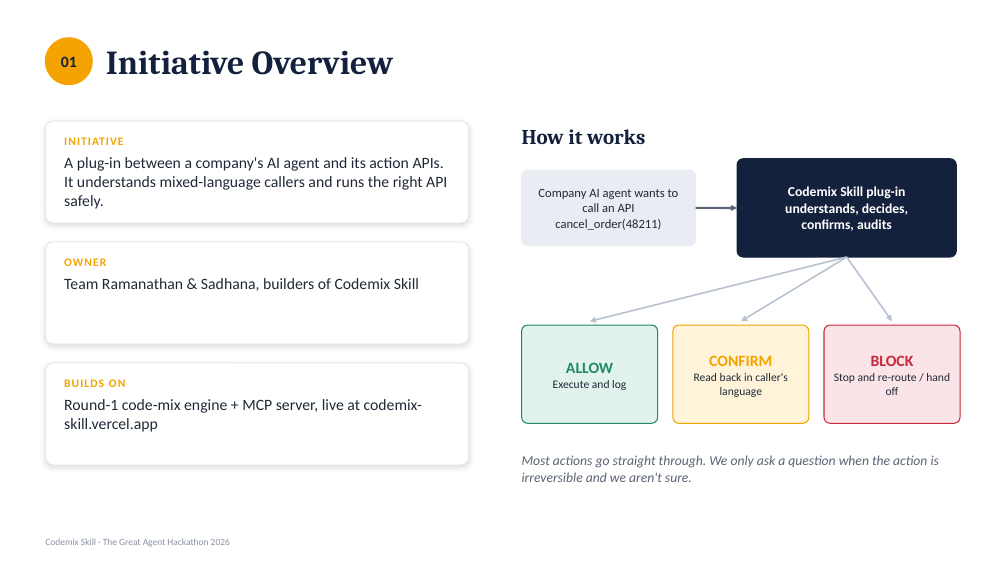
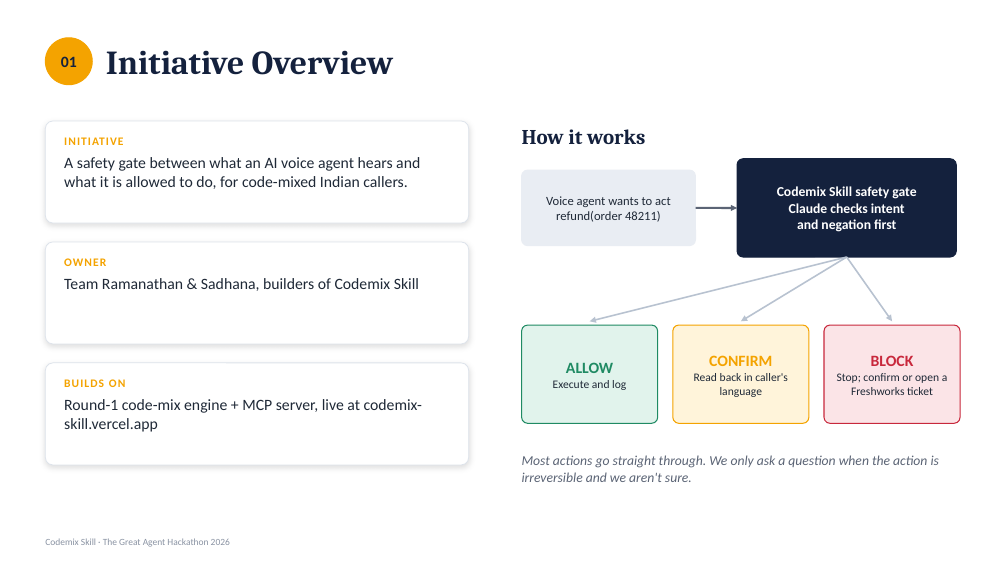
Before and after one commit to ramanathanmani/great-agent-hackathon-2026, a slide deck: slide 2 of docs/presentation/CodemixSkill-Business-Case.pptx. Drawn at 1008x567 pixels with LibreOffice and Linux fonts; fonts in the diff are those of the drawing. Boxes give left, top, right and bottom in pixels: in the first picture for what was removed or moved away, otherwise in the second. Text is boxed around its words. In the diff, an @@ line names an element or a change of style, - is before the commit and + after.

```diff
--- a/docs/presentation/CodemixSkill-Business-Case.pptx
+++ b/docs/presentation/CodemixSkill-Business-Case.pptx
@@ text at (x1=64, y1=157, x2=420, y2=189): text changed @@
-A plug-in between a company's AI agent and its action APIs. It understands mixed-language callers and runs the right API safely.
+A safety gate between what an AI voice agent hears and what it is allowed to do, for code-mixed Indian callers.
@@ text in rounded rectangle at (x1=546, y1=196, x2=671, y2=222): text changed @@
-Company AI agent wants to call an API
-cancel_order(48211)
+Voice agent wants to act
+refund(order 48211)
@@ text in rounded rectangle at (x1=777, y1=186, x2=916, y2=232): text changed @@
-Codemix Skill plug-in
-understands, decides,
-confirms, audits
+Codemix Skill safety gate
+Claude checks intent
+and negation first
@@ text at (x1=837, y1=373, x2=948, y2=395): text changed @@
-Stop and re-route / hand off
+Stop; confirm or open a Freshworks ticket
```
Also in this commit, not shown: 18 other slides changed, 3 slides added, 1 slide removed, 2 other files.
